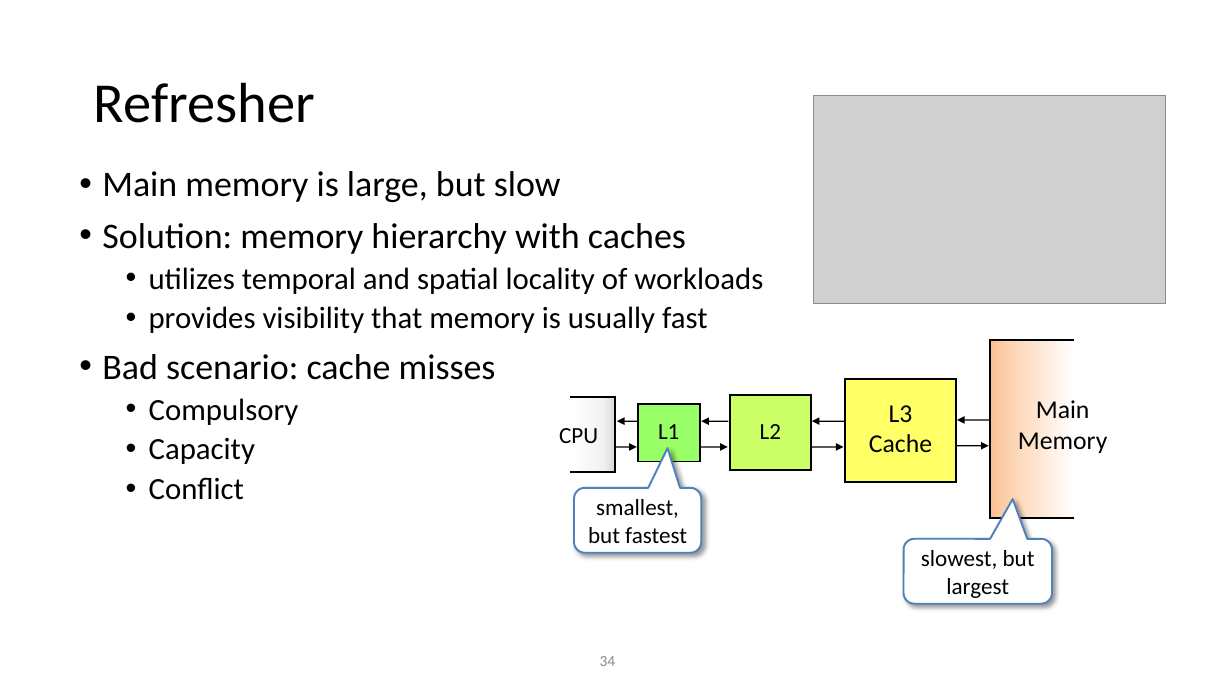
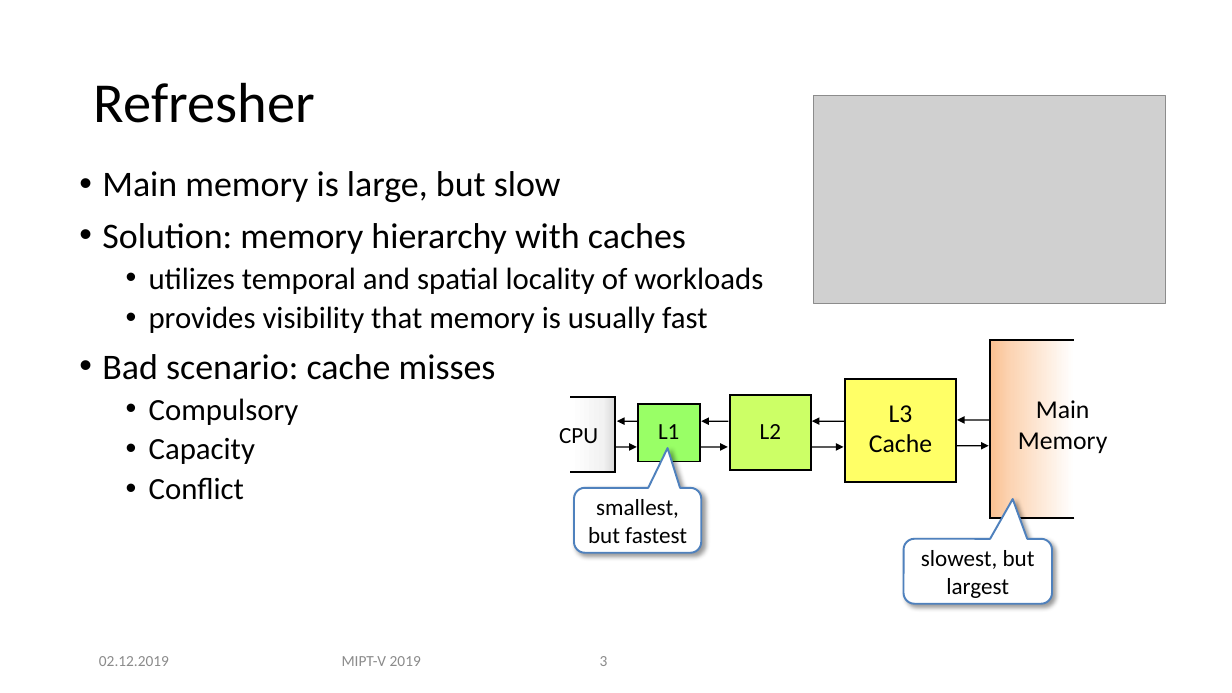
Before and after one commit to MIPT-ILab/ca-lectures, a slide deck: slide 3 of mipt-mips/2019/L9/Lecture 9 - Caches, part 2.pptx (slide 34 before the commit). Drawn at 1232x693 pixels with LibreOffice and Linux fonts; fonts in the diff are those of the drawing; grey boxes stand for pictures; background and template pictures are left out. Boxes give left, top, right and bottom in pixels: in the first picture for what was removed or moved away, otherwise in the second. Text is boxed around its words. In the diff, an @@ line names an element or a change of style, - is before the commit and + after.

```diff
--- a/mipt-mips/2019/L9/Lecture 9 - Caches, part 2.pptx
+++ b/mipt-mips/2019/L9/Lecture 9 - Caches, part 2.pptx
@@ text added at bbox=[99, 656, 169, 666], 12 pt, text #8C8C8C @@
+02.12.2019
@@ text added at bbox=[342, 656, 421, 666], 12 pt, text #8C8C8C @@
+MIPT-V 2019
@@ page number at bbox=[600, 656, 608, 666]: text changed @@
-34
+3
```
Also in this commit, not shown: 18 other slides changed, 31 slides removed, 2 other files.
